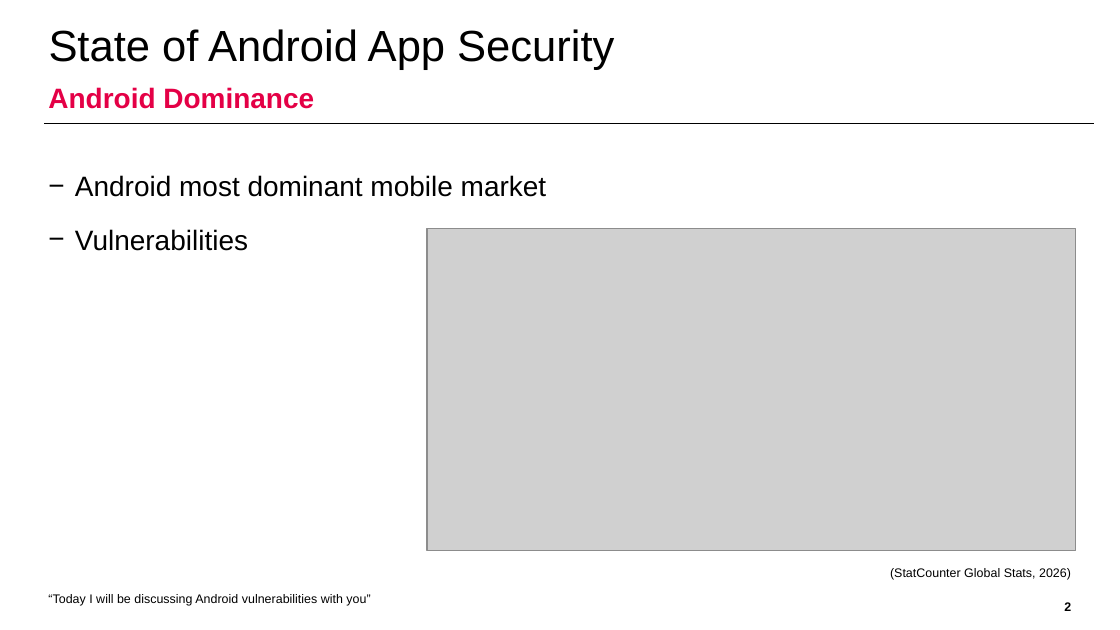
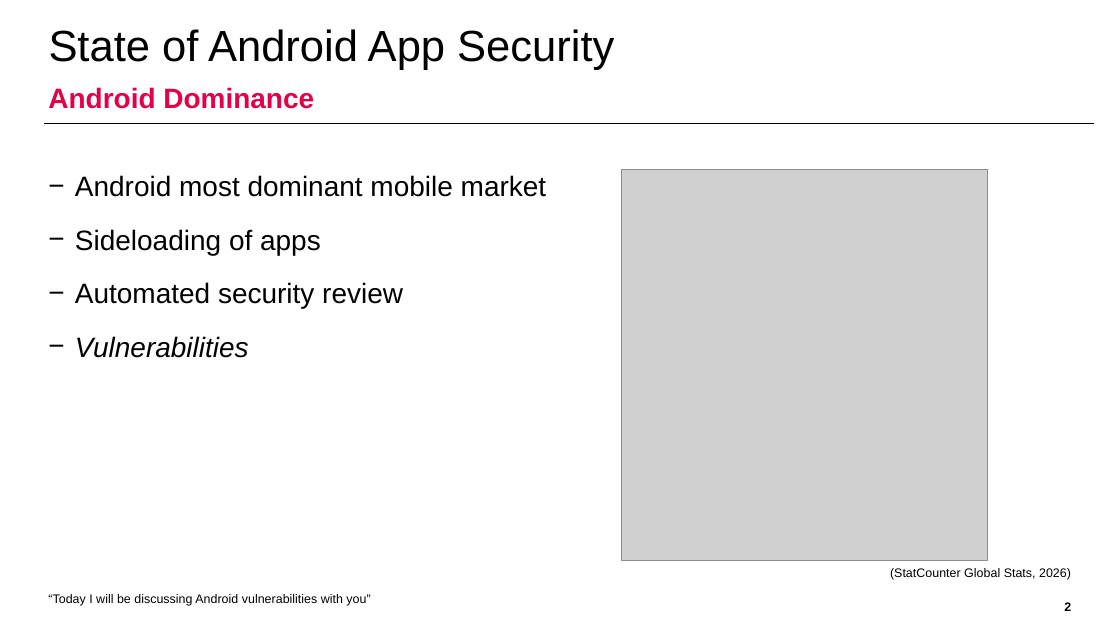
Before and after one commit to domi-cmd/Reference_Application_for_OWASP_MASTG, a slide deck: slide 2 of dev_documents/presentation/ba_thesis_presentation_kronig.pptx. Drawn at 1120x630 pixels with LibreOffice and Linux fonts; fonts in the diff are those of the drawing; grey boxes stand for pictures; background and template pictures are left out. Boxes give left, top, right and bottom in pixels: in the first picture for what was removed or moved away, otherwise in the second. Text is boxed around its words. In the diff, an @@ line names an element or a change of style, - is before the commit and + after.

```diff
--- a/dev_documents/presentation/ba_thesis_presentation_kronig.pptx
+++ b/dev_documents/presentation/ba_thesis_presentation_kronig.pptx
@@ picture: place and size @@
-picture at [427,228,1075,550]
+picture at [622,170,988,560]
@@ text at [75,229,403,308]: paragraphs added @@
+− Sideloading of apps
+− Automated security review
@@ text at [75,336,249,358]: italic on in "Vulnerabilities" @@
```
Also in this commit, not shown: 10 other slides changed.
